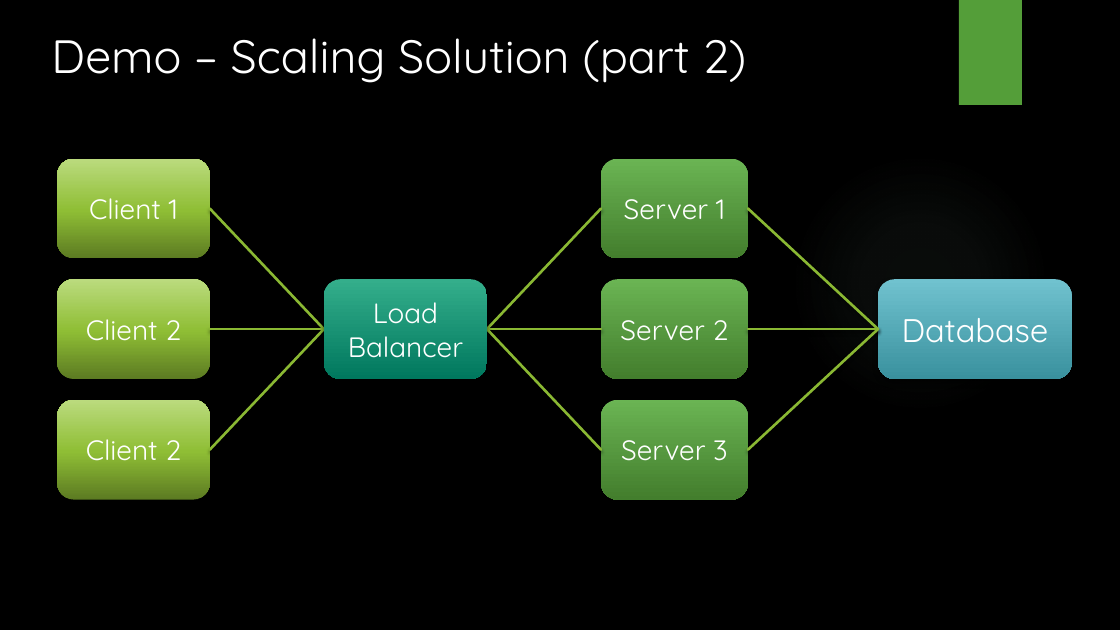
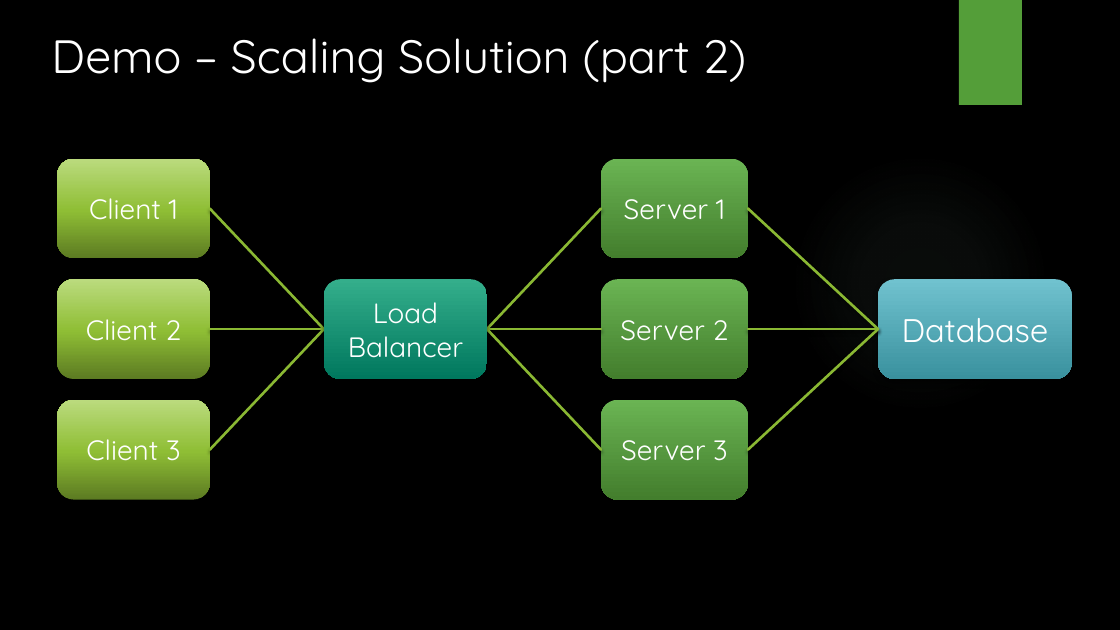
Before and after one commit to pcccmn/EaterySystem, a slide deck: slide 4 of EaterySystemSlides.pptx. Drawn at 1120x630 pixels with LibreOffice and Linux fonts; fonts in the diff are those of the drawing; background and template pictures are left out. Boxes give left, top, right and bottom in pixels: in the first picture for what was removed or moved away, otherwise in the second. Text is boxed around its words. In the diff, an @@ line names an element or a change of style, - is before the commit and + after.

```diff
--- a/EaterySystemSlides.pptx
+++ b/EaterySystemSlides.pptx
@@ text in rounded rectangle at box(86, 439, 181, 460): text changed @@
-Client 2
+Client 3
```
Also in this commit, not shown: 1 other slide changed, 3 other files.
